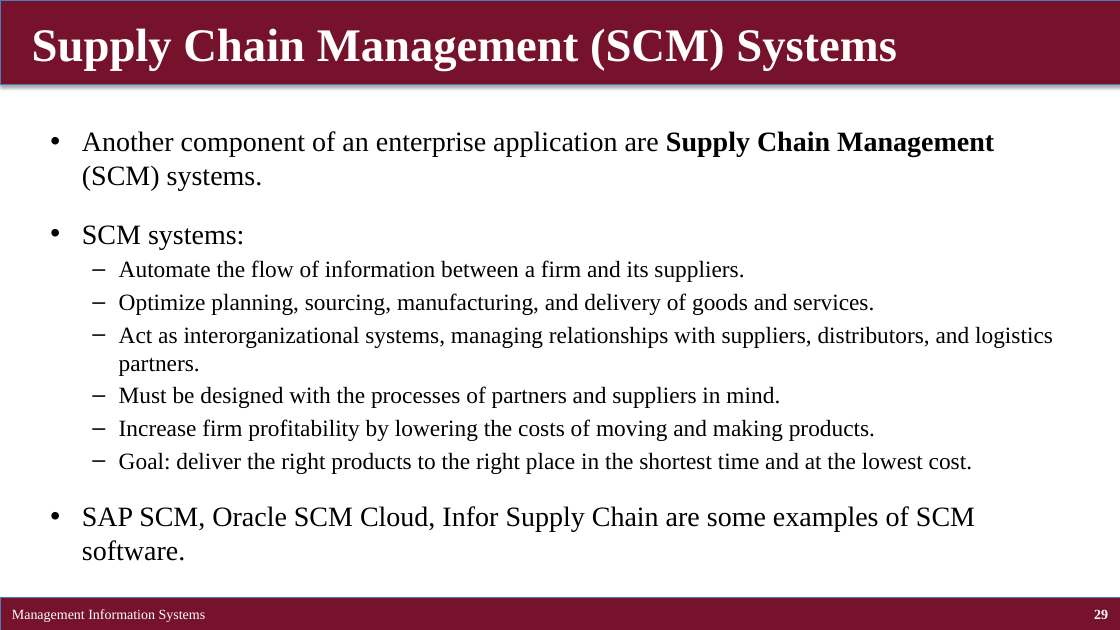
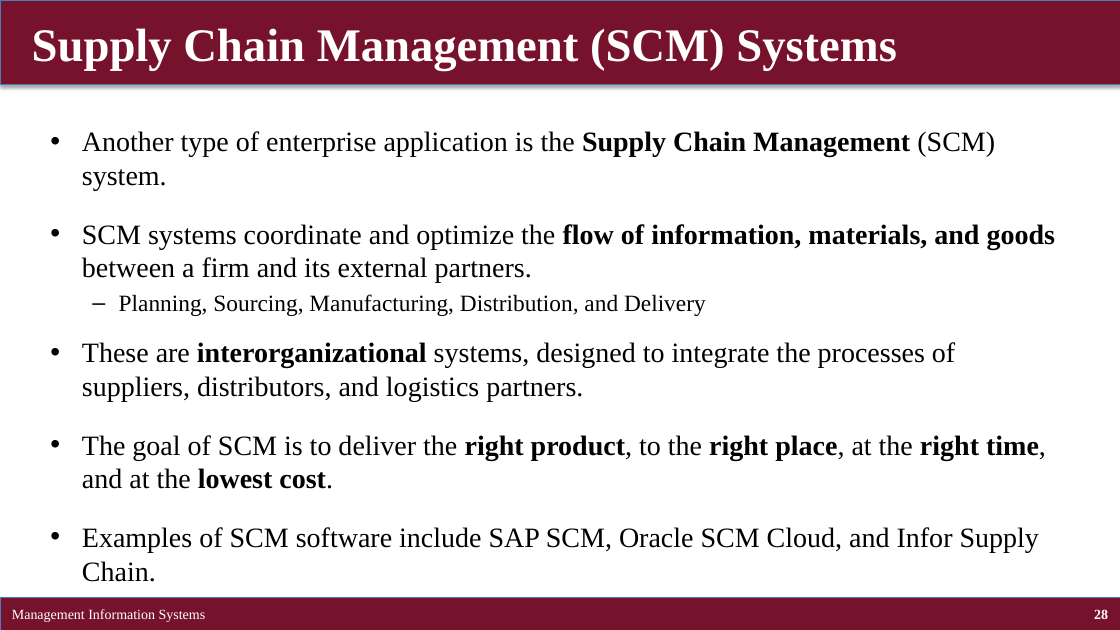
Before and after one commit to brianhwpark/brianhwpark.github.io, a slide deck: slide 28 of files/teaching-resources/concordiacollege-busn-315/busn-315-lecture-note/busn315-ch02.pptx (slide 29 before the commit). Drawn at 1120x630 pixels with LibreOffice and Linux fonts; fonts in the diff are those of the drawing. Boxes give left, top, right and bottom in pixels: in the first picture for what was removed or moved away, otherwise in the second. Text is boxed around its words. In the diff, an @@ line names an element or a change of style, - is before the commit and + after.

```diff
--- a/files/teaching-resources/concordiacollege-busn-315/busn-315-lecture-note/busn315-ch02.pptx
+++ b/files/teaching-resources/concordiacollege-busn-315/busn-315-lecture-note/busn315-ch02.pptx
@@ text at bbox=[82, 131, 1056, 582]: text changed; size 20 to 24 pt @@
-• Another component of an enterprise application are Supply Chain Management (SCM) systems.
-• SCM systems:
-  – Automate the flow of information between a firm and its suppliers.
-  – Optimize planning, sourcing, manufacturing, and delivery of goods and services.
-  – Act as interorganizational systems, managing relationships with suppliers, distributors, and logistics partners.
-  – Must be designed with the processes of partners and suppliers in mind.
-  – Increase firm profitability by lowering the costs of moving and making products.
-  – Goal: deliver the right products to the right place in the shortest time and at the lowest cost.
-• SAP SCM, Oracle SCM Cloud, Infor Supply Chain are some examples of SCM software.
+• Another type of enterprise application is the Supply Chain Management (SCM) system.
+• SCM systems coordinate and optimize the flow of information, materials, and goods between a firm and its external partners.
+  – Planning, Sourcing, Manufacturing, Distribution, and Delivery
+• These are interorganizational systems, designed to integrate the processes of suppliers, distributors, and logistics partners.
+• The goal of SCM is to deliver the right product, to the right place, at the right time, and at the lowest cost.
+• Examples of SCM software include SAP SCM, Oracle SCM Cloud, and Infor Supply Chain.
```
Also in this commit, not shown: 40 other slides changed, 6 slides added, 4 slides removed, 9 other files.
